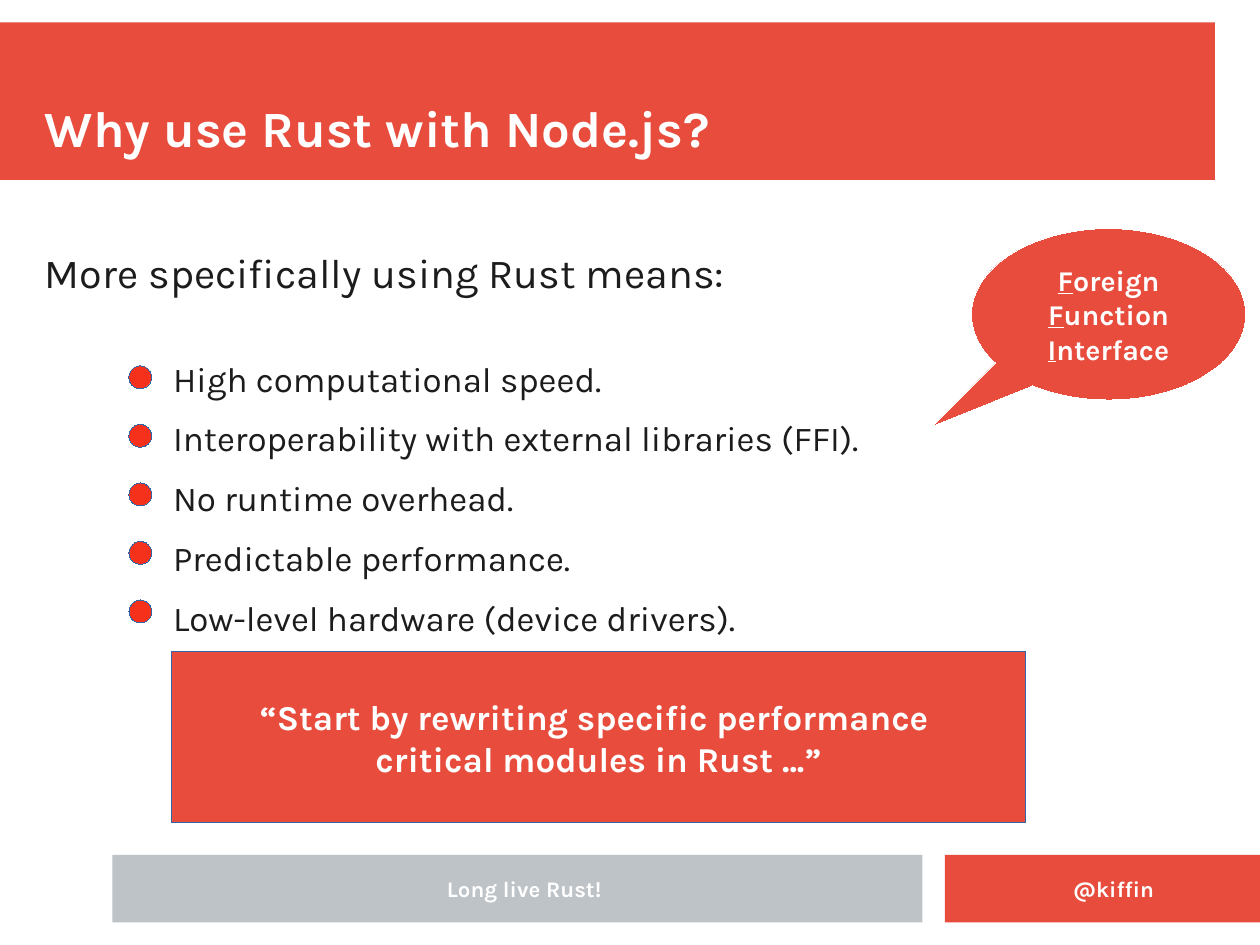
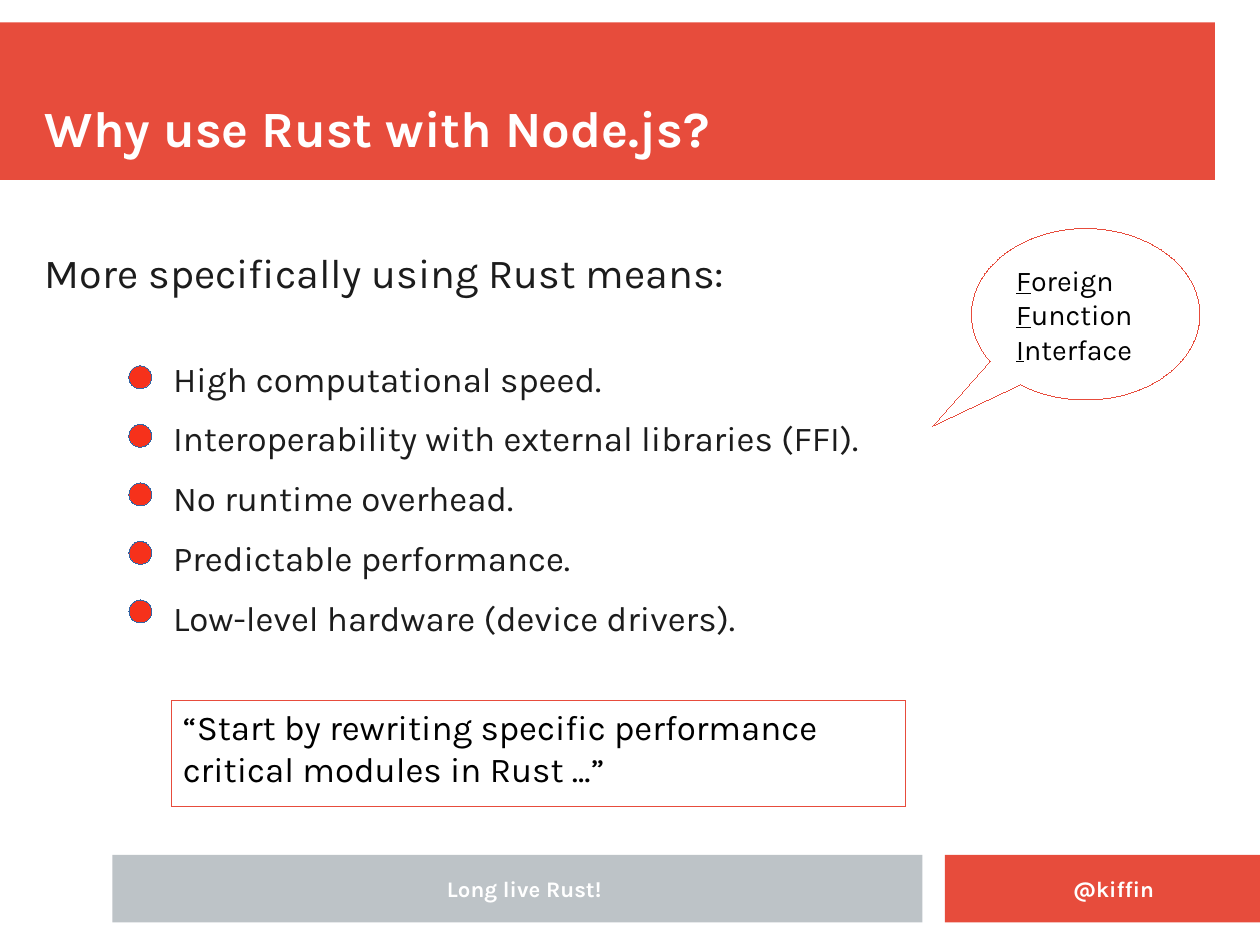
Before and after one commit to kgish/rust-node-addon-template, a slide deck: slide 6 of documents/Embedding-Rust-in-NodeJS-applications.odp. Drawn at 1260x945 pixels with LibreOffice and Linux fonts; fonts in the diff are those of the drawing; background and template pictures are left out. Boxes give left, top, right and bottom in pixels: in the first picture for what was removed or moved away, otherwise in the second. Text is boxed around its words. In the diff, an @@ line names an element or a change of style, - is before the commit and + after.

```diff
--- a/documents/Embedding-Rust-in-NodeJS-applications.odp
+++ b/documents/Embedding-Rust-in-NodeJS-applications.odp
@@ speech bubble "Foreign": place and size @@
-speech bubble "Foreign" at box(972, 229, 1246, 400)
+speech bubble "Foreign" at box(972, 229, 1201, 400)
@@ speech bubble "Foreign" at box(972, 229, 1201, 400): text colour #FFFFFF to #000000, bold off; alignment centre to left; fill #E74C3C to none; outline #FFFFFF 0 pt to #E74C3C 0 pt; proportions changed @@
@@ rectangle "“Start by rewriting specific performance": place and size @@
-rectangle "“Start by rewriting specific performance" at box(172, 652, 1026, 823)
+rectangle "“Start by rewriting specific performance" at box(172, 700, 906, 806)
@@ rectangle "“Start by rewriting specific performance" at box(172, 700, 906, 806): text colour #FFFFFF to #000000, bold off; alignment centre to left; vertical alignment middle to top; fill #E74C3C to none; outline #3465A4 0 pt to #E74C3C 0 pt @@
```
Also in this commit, not shown: 7 other slides changed, 9 slides added.
